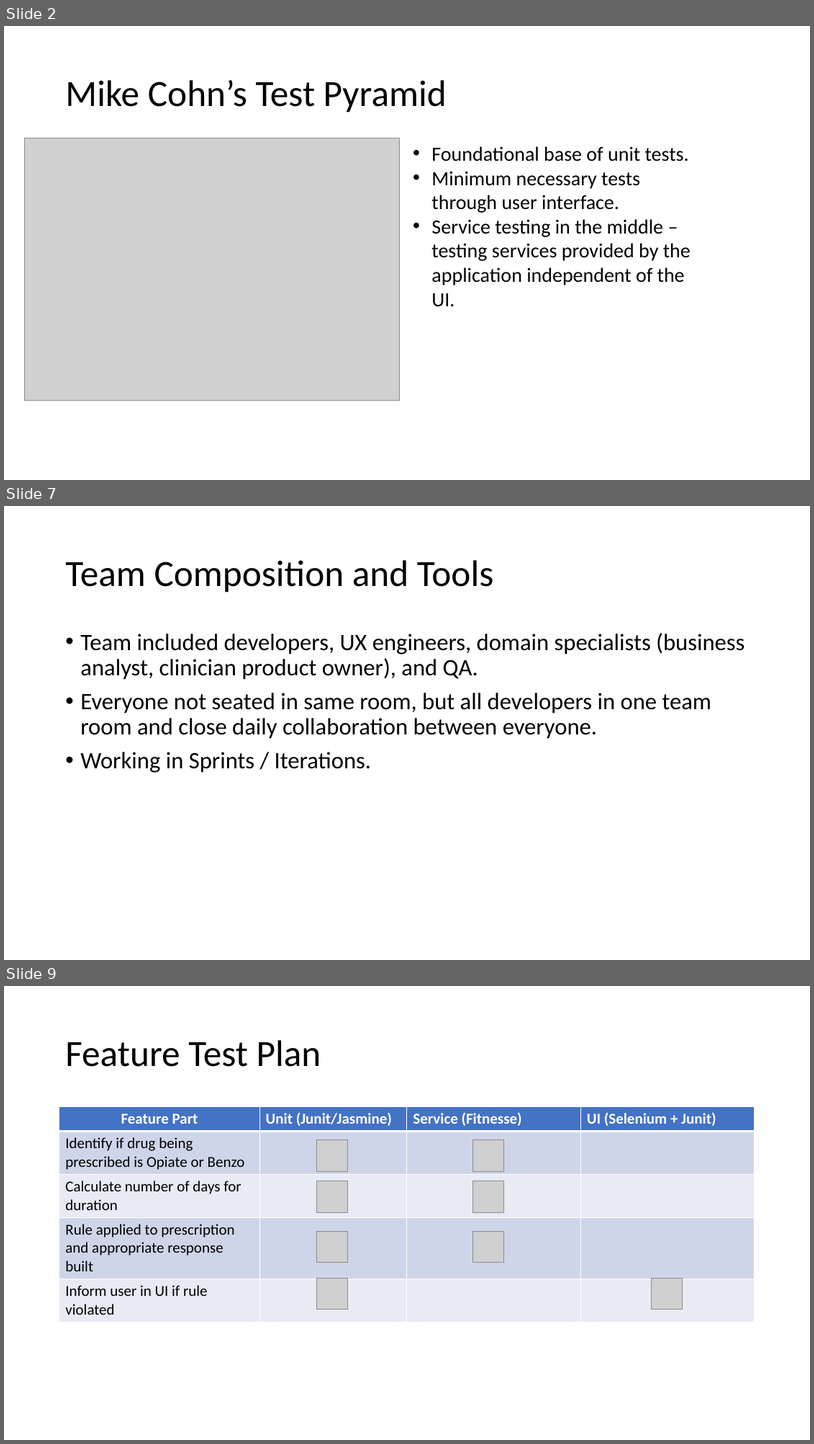
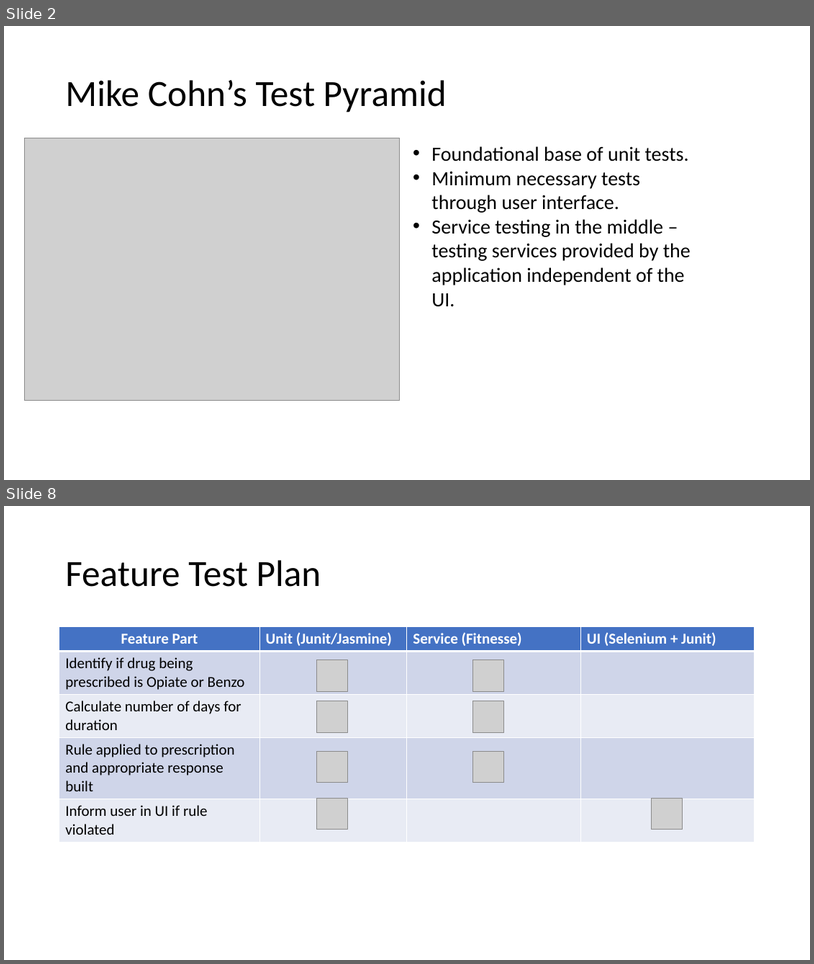
Before and after one commit to weaverj/testpyramidexample, a slide deck: Test Pyramid Presentation.pptx. Shown one above the other, each under a label of ours: slides 2, 7 and 9 before the commit, slides 2 and 8 after it; the slides between them are not shown. The pictures are 814x1444 and 814x964 pixels, drawn with LibreOffice and Linux fonts; fonts in the diff are those of the drawing; grey boxes stand for pictures; background and template pictures are left out. Boxes give left, top, right and bottom in pixels: in the first picture for what was removed or moved away, otherwise in the second. Text is boxed around its words. In the diff, an @@ line names an element or a change of style, - is before the commit and + after.

```diff
--- a/Test Pyramid Presentation.pptx
+++ b/Test Pyramid Presentation.pptx
@@ slide 7 removed at box(4, 506, 810, 960), background #FFFFFF @@
@@ title removed at box(65, 560, 494, 592) @@
-Team Composition and Tools
@@ text removed at box(80, 633, 745, 772) @@
-• Team included developers, UX engineers, domain specialists (business analyst, clinician product owner), and QA.
-• Everyone not seated in same room, but all developers in one team room and close daily collaboration between everyone.
-• Working in Sprints / Iterations.
@@ what was slide 9 is now slide 8 @@
```
Also in this commit, not shown: 5 slides changed, 2 slides added, 3 other slides removed.
